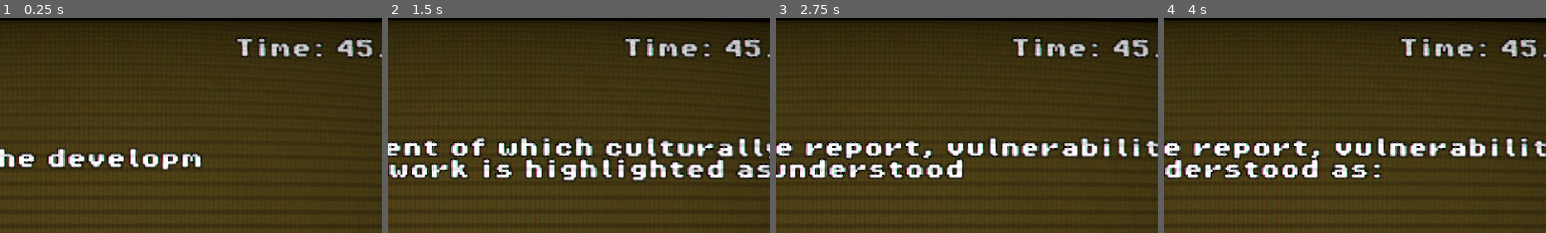
Above: before the commit, frames 1-4 (left to right).
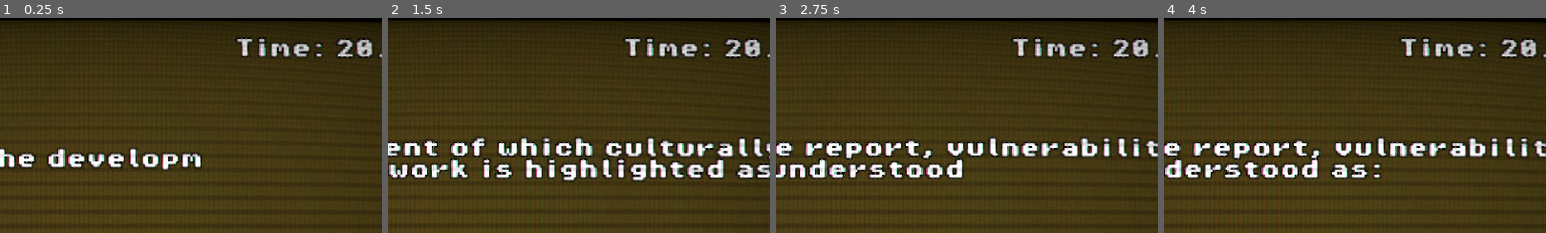
Above: after the commit, the same moments.

Repository: nzach123/multiplechoicequizgame_01a
Game: Godot game, scene res://scenes/quiz_scene.tscn
The game is run twice, just before and just after one commit, with the same random seed, the same clock (stepped at 60 frames per second) and the same inputs.
Inputs:
- Up to frame 1 (0.25 s): no input
- Up to frame 2 (1.5 s): click "The Francophone GBA+ Framework" at 0.5 s; click "The Urban Youth GBA+ Model" at 1.25 s
- Up to frame 3 (2.75 s): click "The IGBA+ Toolkit (Indigenous…" at 2 s
- Up to frame 4 (4 s): click "An inherent or permanent trai…" at 2.75 s; click "A result of poor personal cho…" at 3.5 s
The pictures show only the part of the screen within x 38-88%, y 0-50%; the shares and areas given below are measured in that part.

The runs differ from the first frame. In frame 1, 0.4% of the frame differs, in the area x 87-98%, y 9-19%; in frame 2, 0.4%; in frame 3, 0.4%; in frame 4, 0.4%.

Commit message:
Add UI and notification sound effects
Added a comprehensive set of UI and notification sound effects in OGG and WAV formats, including click, confirmation, error, open/close, select, switch, and alarm sounds. These assets will be used to enhance user feedback and interactivity in the application.

Diff:
--- a/scenes/quiz_scene.tscn
+++ b/scenes/quiz_scene.tscn
@@ -130,7 +130,7 @@
 autowrap_mode = 3
 
 [node name="QuizTimer" type="Timer" parent="."]
-wait_time = 45.0
+wait_time = 20.0
 one_shot = true
 
 [node name="FeedbackLabel" type="Label" parent="."]
--- a/scripts/GameSession.gd
+++ b/scripts/GameSession.gd
@@ -20,6 +20,7 @@
 var shake_decay: float = 5.0
 var rng = RandomNumberGenerator.new()
 var camera: Camera2D
+
 
 # --- 2. STATE ---
 var current_q_index: int = 0
@@ -154,6 +155,7 @@
 func handle_correct(idx):
 	feedback_label.text = "STATUS: OPTIMAL"
 	feedback_label.modulate = Color.GREEN
+	apply_shake(5.0)
 	GameManager.current_score += 100
 	update_score_ui()
 	buttons[idx].modulate = Color.GREEN
@@ -161,8 +163,8 @@
 func handle_wrong(selected_idx, correct_idx):
 	feedback_label.text = "STATUS: FAILURE"
 	feedback_label.modulate = Color.RED
+	apply_shake(20.0)
 	GameManager.current_integrity -= 20
-	apply_shake(20.0)
 	if selected_idx != -1:
 		buttons[selected_idx].modulate = Color.RED
 	buttons[correct_idx].modulate = Color.GREEN
Not shown, added: assets/audio/Beeps/776267__soundandmelodies__sfx-roomtone-server-room-hum.wav.import
Not shown, added: assets/audio/Beeps/mixkit-data-scaner-2847.wav.import
Not shown, added: assets/audio/Beeps/mixkit-facility-alarm-sound-999.wav.import
Not shown, added: assets/audio/Beeps/mixkit-interface-hint-notification-911.wav.import
Not shown, added: assets/audio/Beeps/mixkit-retro-game-emergency-alarm-1000.wav.import
Not shown, added: assets/audio/ClickSFX/back_001.ogg.import
Not shown, added: assets/audio/ClickSFX/back_002.ogg.import
Not shown, added: assets/audio/ClickSFX/back_003.ogg.import
Not shown, added: assets/audio/ClickSFX/back_004.ogg.import
Not shown, added: assets/audio/ClickSFX/bong_001.ogg.import
Not shown, added: assets/audio/ClickSFX/click_001.ogg.import
Not shown, added: assets/audio/ClickSFX/click_002.ogg.import
(and 198 more such lines)
